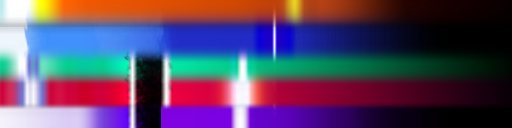
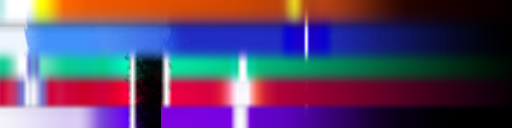
The second 512 × 128 image is a revision of the first. Changes to its layers:
painted on "Background copy 3" over [135, 5, 504, 116]
